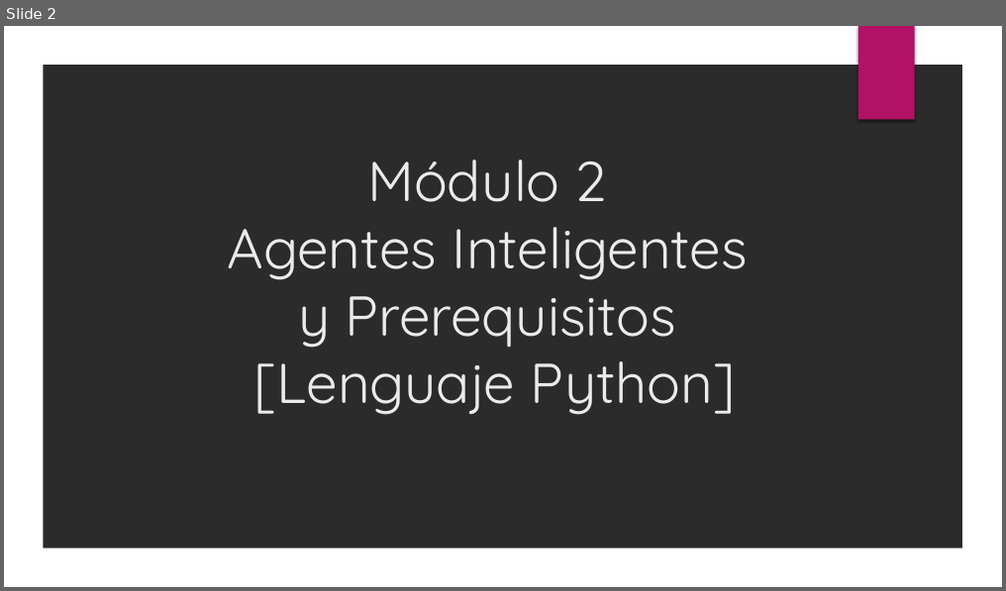
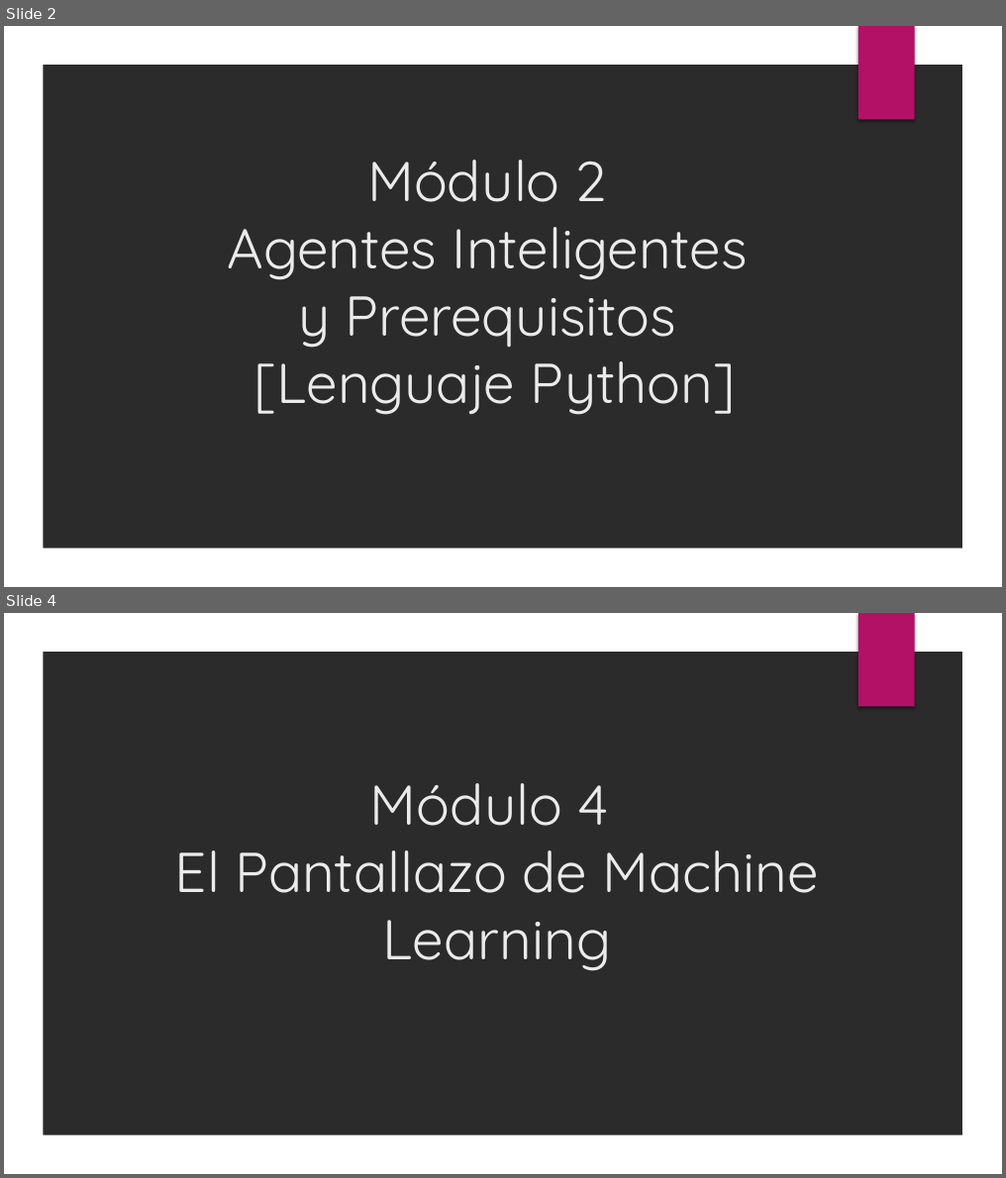
Before and after one commit to vPancake7/Inteligencia-Artificial, a slide deck: Presentacion/Moodle Chapters.pptx. Shown one above the other, each under a label of ours: slide 2 before the commit, slides 2 and 4 after it; the slides between them are not shown. The pictures are 1006x591 and 1006x1178 pixels, drawn with LibreOffice and Linux fonts; fonts in the diff are those of the drawing; background and template pictures are left out; a plain dark background stands for a picture behind light text. Boxes give left, top, right and bottom in pixels: in the first picture for what was removed or moved away, otherwise in the second. Text is boxed around its words. In the diff, an @@ line names an element or a change of style, - is before the commit and + after.

```diff
--- a/Presentacion/Moodle Chapters.pptx
+++ b/Presentacion/Moodle Chapters.pptx
@@ slide 4 added at [4, 613, 1002, 1174], background picture (left out); not listed: 2 template elements that a slide beside it also shows @@
@@ title added at [175, 783, 819, 971], 54 pt, text #EBEBEB @@
+Módulo 4
+El Pantallazo de Machine Learning
```
Also in this commit, not shown: 1 slide changed, 2 other files.
